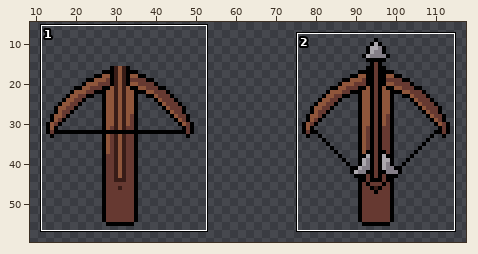
One commit to this sprite sheet: Necrodoggiecon/Resources/Game/weapons/Crossbow.png. The first picture is a wide view before the edit; the outline marks the close-up.
Close-up. Old version:
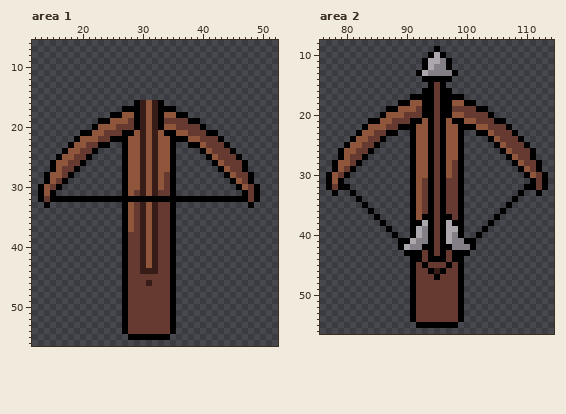
The file is 128x64 pixels. Shown: area 1: x 12..52, y 6..56; area 2: x 76..114, y 8..56. The wide view leaves out empty margins.
After the commit:
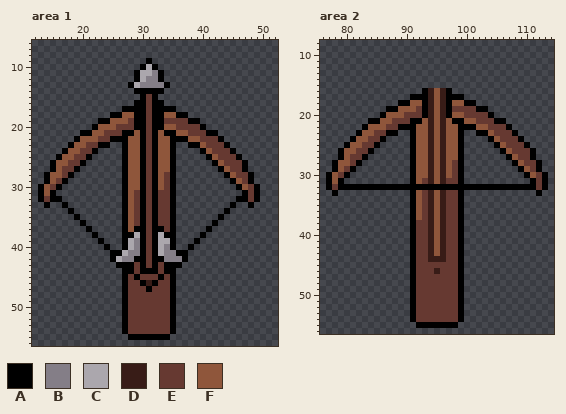
Palette (. is transparent): A #000000  B #847e87  C #aba7ad  D #381c17  E #663931  F #8f563b
Diff:
Changed rows in their new state; - is an unchanged pixel.
Area 1:
first column x 17:
 9 --------------A--------------
10 -------------ACA-------------
11 ------------ACCBA------------
12 ------------ACBBA------------
13 -----------ACBBBBA-----------
14 ------------AAAAA------------
15 -------------AEA-------------
16 -------------AEA-------------
17 -------------AEA-------------
18 -------------AEA-------------
19 -------------AEA-------------
20 -------------AEA-------------
21 -------------AEA-------------
22 -------------AEA-------------
23 -------------AEA-------------
24 -------------AEA-------------
25 -------------AEA-------------
26 -------------AEA-------------
27 -------------AEA-------------
28 -------------AEA-------------
29 -------------AEA-------------
30 -------------AEA-------------
31 -------------AEA-------------
32 ..........-FE-E-EE-..........
33 A------------AEA------------A
34 -A-----------AEA-----------A-
35 --A----------AEA----------A--
36 ---A---------AEA---------A---
37 ----A-------AAEAA-------A----
38 -----A-----ACAEACA-----A-----
39 ------A----CBAEACC----A------
40 -------A---CBAEACB---A-------
41 --------AACBBAEACBBAA--------
42 --------ACBBAAEAABBBA--------
43 ---------A-A-AEA-A-A---------
44 -----------A-AAA-A-----------
45 ------------A---A------------
46 -------------A-A-------------
47 --------------A--------------
Area 2:
first column x 81:
 9 --------------.--------------
10 -------------...-------------
11 ------------.....------------
12 ------------.....------------
13 -----------.......-----------
14 ------------.....------------
15 -------------...-------------
16 -------------DFD-------------
17 -------------DFD-------------
18 -------------DFD-------------
19 -------------DFD-------------
20 -------------DFD-------------
21 -------------DFD-------------
22 -------------DFD-------------
23 -------------DFD-------------
24 -------------DFD-------------
25 -------------DFD-------------
26 -------------DFD-------------
27 -------------DFD-------------
28 -------------DFD-------------
29 -------------DFD-------------
30 -------------DFD-------------
31 -------------DFD-------------
32 AAAAAAAAAA-AA-A-AA-AAAAAAAAAA
33 .------------DFD------------.
34 -.-----------DFD-----------.-
35 --.----------DFD----------.--
36 ---.---------DFD---------.---
37 ----.-------EDFDE-------.----
38 -----.-----EEDFDEE-----.-----
39 ------.----EEDFDEE----.------
40 -------.---EEDFDEE---.-------
41 --------..AEEDFDEEA..--------
42 --------..AEEDFDEEA..--------
43 ---------.-E-DFD-E-.---------
44 -----------E-DDD-E-----------
45 ------------E---E------------
46 -------------E-E-------------
47 --------------E--------------
